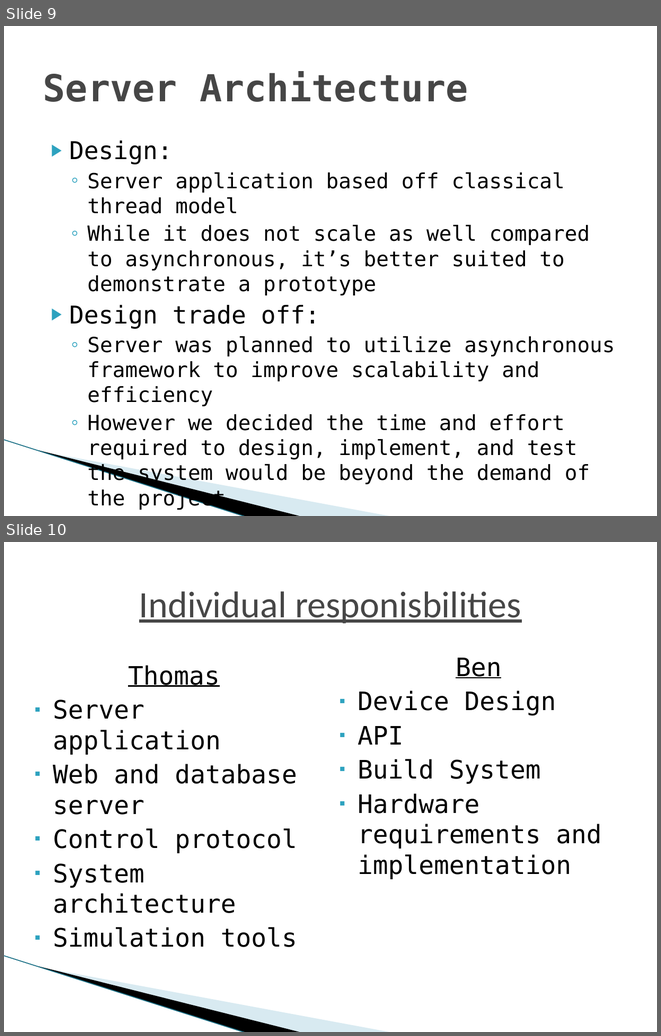
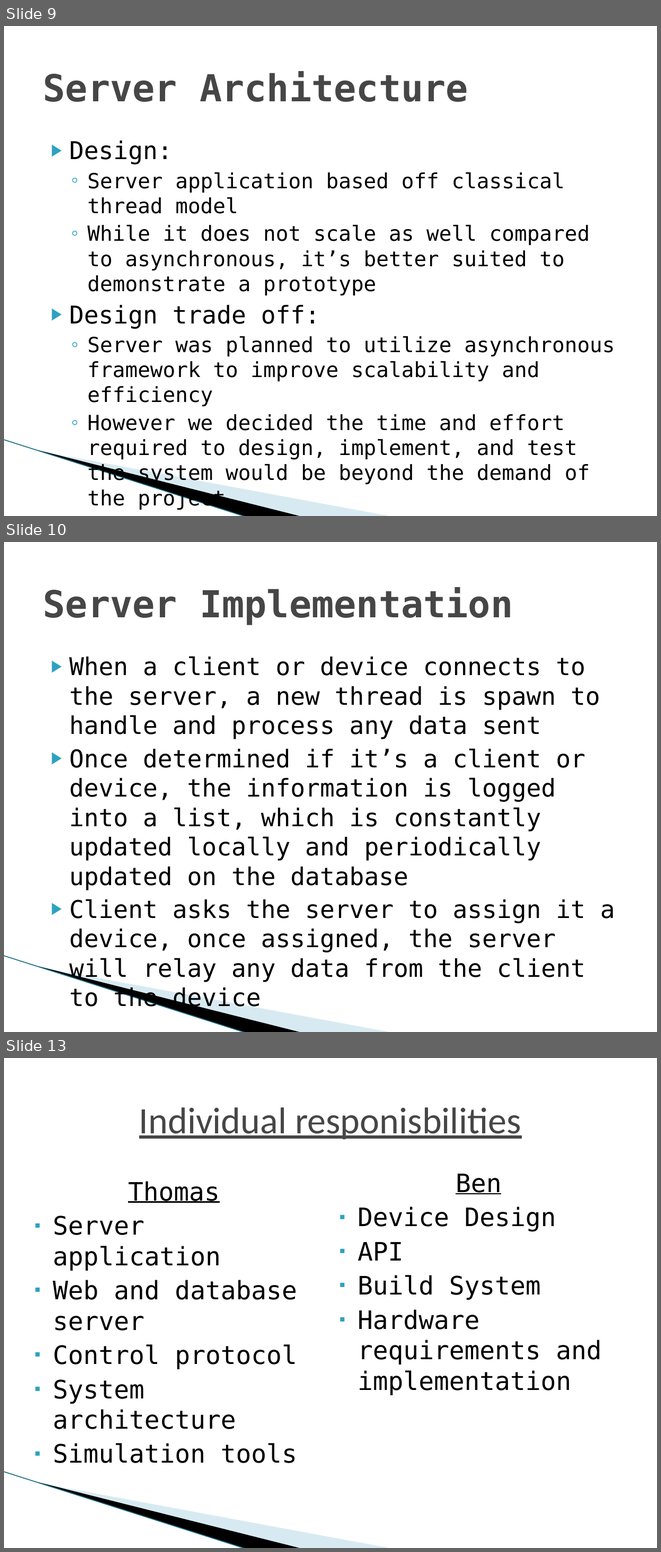
Before and after one commit to nomastmas/raichu, a slide deck: docs/final_presentation_tmas.pptx. Shown one above the other, each under a label of ours: slides 9 and 10 before the commit, slides 9, 10 and 13 after it; the slides between them are not shown. The pictures are 661x1036 and 661x1552 pixels, drawn with LibreOffice and Linux fonts; fonts in the diff are those of the drawing; background and template pictures are left out. Boxes give left, top, right and bottom in pixels: in the first picture for what was removed or moved away, otherwise in the second. Text is boxed around its words. In the diff, an @@ line names an element or a change of style, - is before the commit and + after.

```diff
--- a/docs/final_presentation_tmas.pptx
+++ b/docs/final_presentation_tmas.pptx
@@ slide 10 added at (x1=4, y1=542, x2=657, y2=1032), background #FFFFFF; not listed: 3 template elements that a slide beside it also shows @@
@@ title added at (x1=43, y1=587, x2=513, y2=625), 41 pt, text #464646, bold @@
+Server Implementation
@@ text added at (x1=69, y1=656, x2=615, y2=982), 27 pt, text #000000 @@
+▶ When a client or device connects to the server, a new thread is spawn to handle and process any data sent
+▶ Once determined if it’s a client or device, the information is logged into a list, which is constantly updated locally and periodically updated on the database
+▶ Client asks the server to assign it a device, once assigned, the server will relay any data from the client to the device
@@ what was slide 10 is now slide 13 @@
```
Also in this commit, not shown: 2 other slides added, 1 other file.
